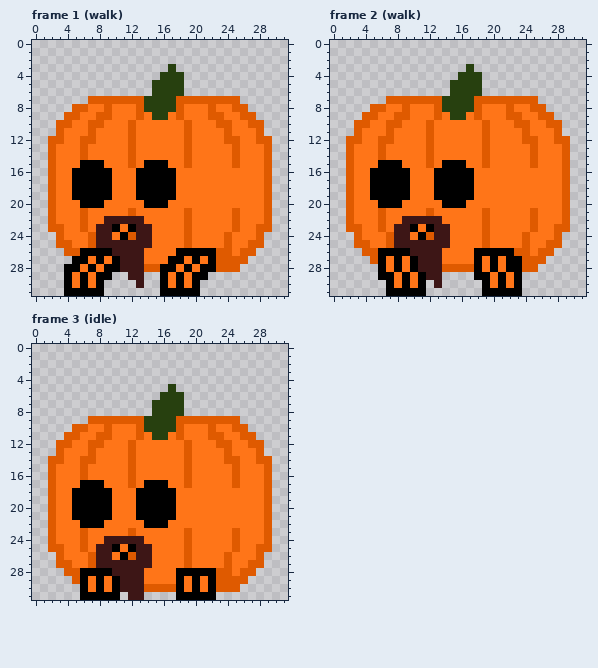
Pixel-art file -- src/assets/skins/running_pumpkin_beard_32.aseprite. Above: the version before the commit.
32x32 pixels, 3 frames. Shown: frame 1 (walk), frame 2 (walk), frame 3 (idle).
After:
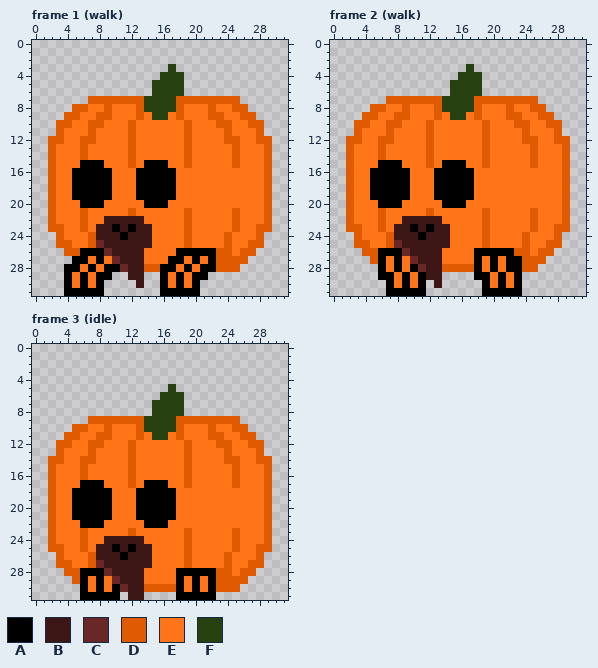
Palette (. is transparent): A #000000  B #3d1616  C #692727  D #df5a00  E #ff7518  F #27400f
What changed:
{"where": "frame 1 (walk), layer \"Layer 1\""}
{"frame":1,"y":23,"x":11,"old":"E","new":"B"}
{"frame":1,"y":24,"x":10,"old":"E","new":"B"}
{"frame":1,"y":24,"x":12,"old":"D","new":"B"}
{"frame":1,"y":25,"x":8,"old":"B","new":"C"}
{"frame":1,"y":26,"x":9,"old":"A","new":"C"}
{"frame":1,"y":27,"x":10,"old":"A","new":"C"}
{"frame":1,"y":28,"x":11,"old":"B","new":"C"}
{"where": "frame 2 (walk), layer \"Layer 1\""}
{"frame":2,"y":23,"x":11,"old":"E","new":"B"}
{"frame":2,"y":24,"x":10,"old":"E","new":"B"}
{"frame":2,"y":24,"x":12,"old":"D","new":"B"}
{"frame":2,"y":25,"x":8,"old":"B","new":"C"}
{"frame":2,"y":26,"x":9,"old":"A","new":"C"}
{"frame":2,"y":27,"x":10,"old":"A","new":"C"}
{"frame":2,"y":28,"x":11,"old":"B","new":"C"}
{"where": "frame 3 (idle), layer \"Layer 1\""}
{"frame":3,"y":25,"x":11,"old":"E","new":"B"}
{"frame":3,"y":26,"x":10,"old":"E","new":"B"}
{"frame":3,"y":26,"x":12,"old":"D","new":"B"}
{"frame":3,"y":27,"x":8,"old":"B","new":"C"}
{"frame":3,"y":28,"x":9,"old":"A","new":"C"}
{"frame":3,"y":29,"x":10,"old":"A","new":"C"}
{"frame":3,"y":30,"x":11,"old":"B","new":"C"}
{"label":"changed","picture_box":[96,224,136,272]}
{"label":"changed","picture_box":[394,224,434,272]}
{"label":"changed","picture_box":[96,544,136,592]}
